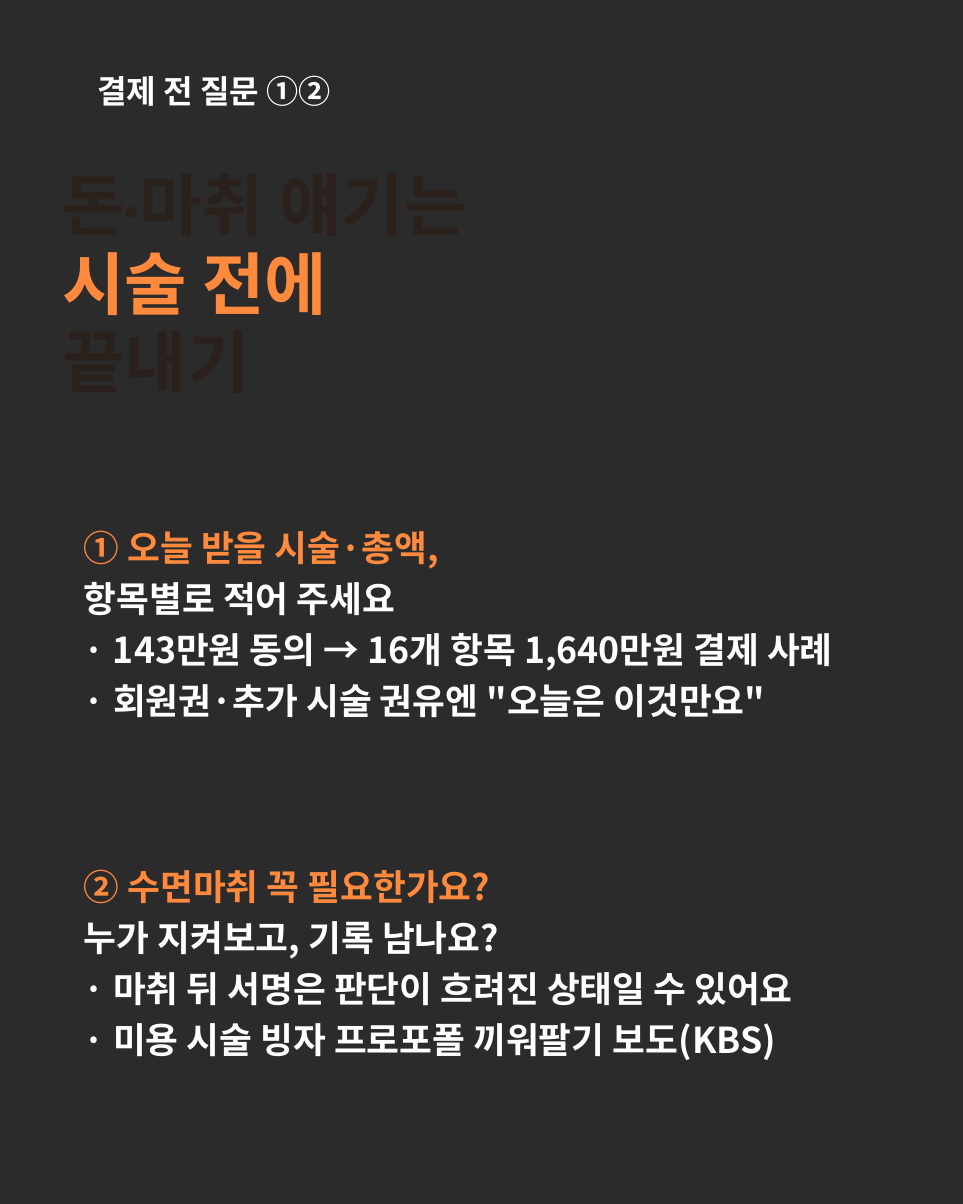
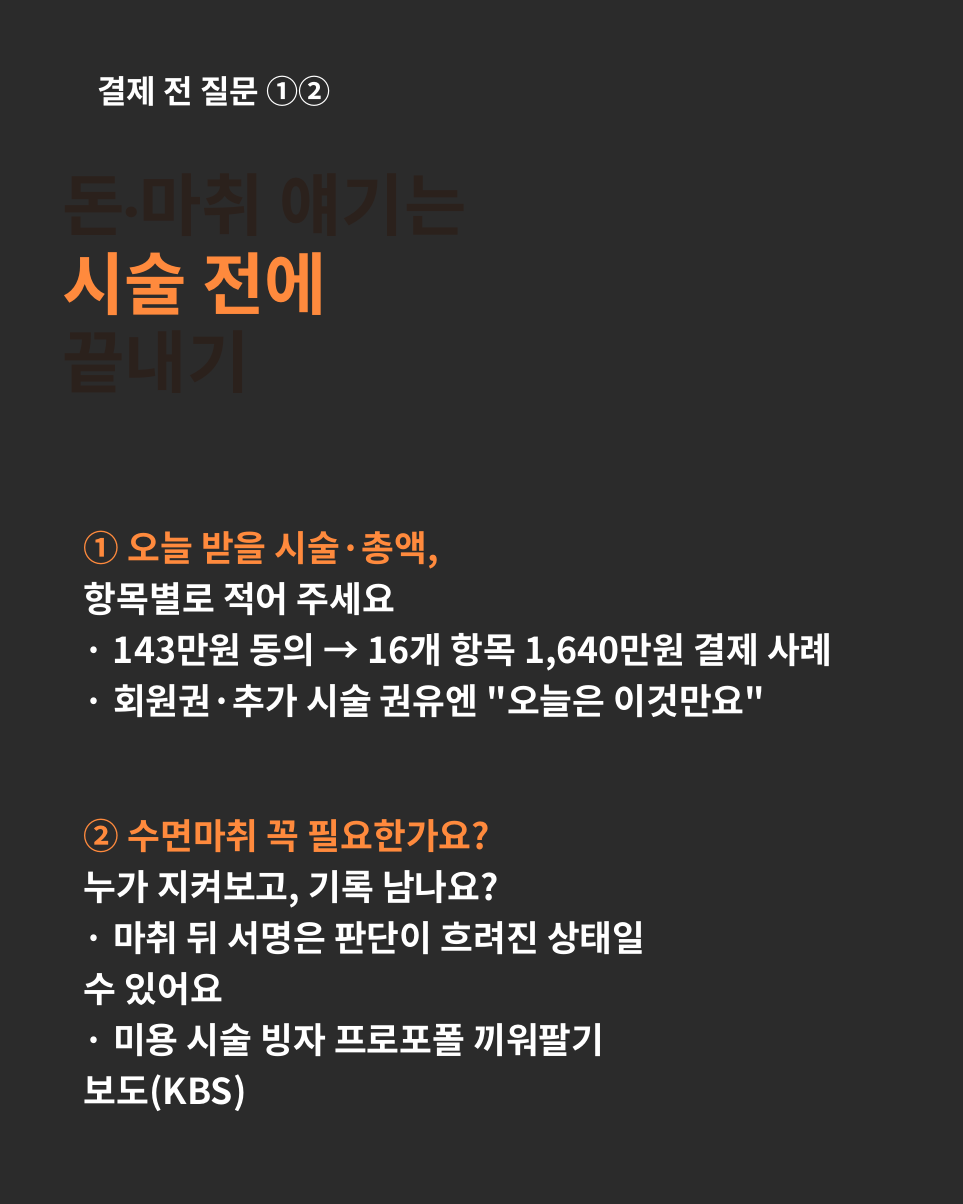
Before and after one commit to geben147-create/Insta, a slide deck: slide 2 of hermes-20261109/v3_card/V3_09_editable.pptx. Drawn at 963x1204 pixels with LibreOffice and Linux fonts; fonts in the diff are those of the drawing; background and template pictures are left out; a plain dark background stands for a picture behind light text. Boxes give left, top, right and bottom in pixels: in the first picture for what was removed or moved away, otherwise in the second. Text is boxed around its words. In the diff, an @@ line names an element or a change of style, - is before the commit and + after.

```diff
--- a/hermes-20261109/v3_card/V3_09_editable.pptx
+++ b/hermes-20261109/v3_card/V3_09_editable.pptx
@@ text "② 수면마취 꼭 필요한가요?" rewrapped from [84, 869, 792, 1060] to [84, 818, 645, 1111] @@
```
Also in this commit, not shown: 5 other slides changed.
